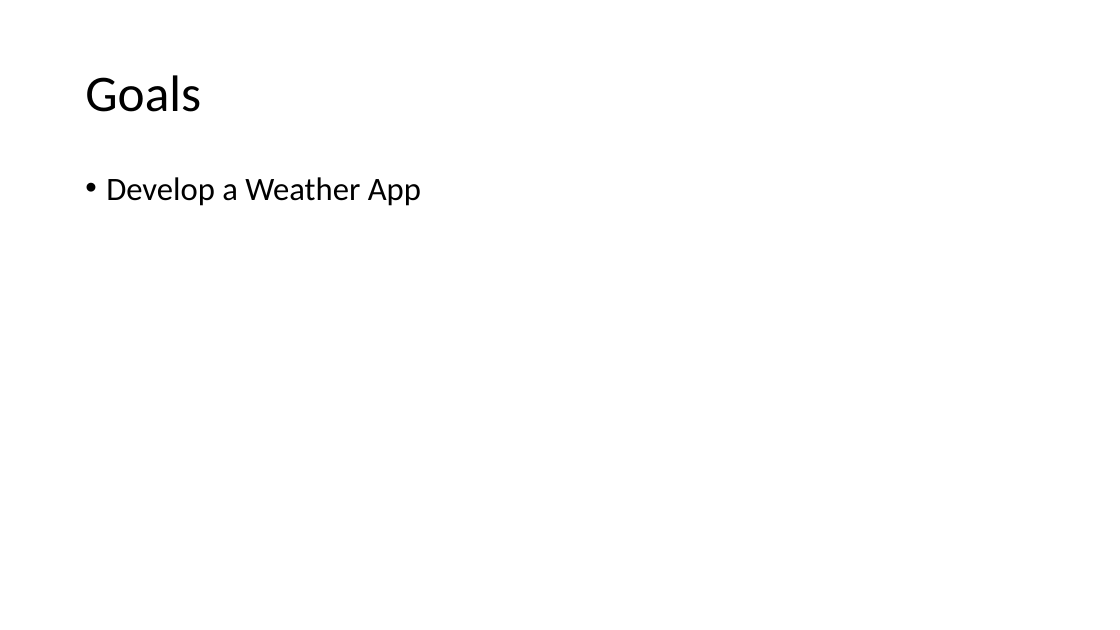
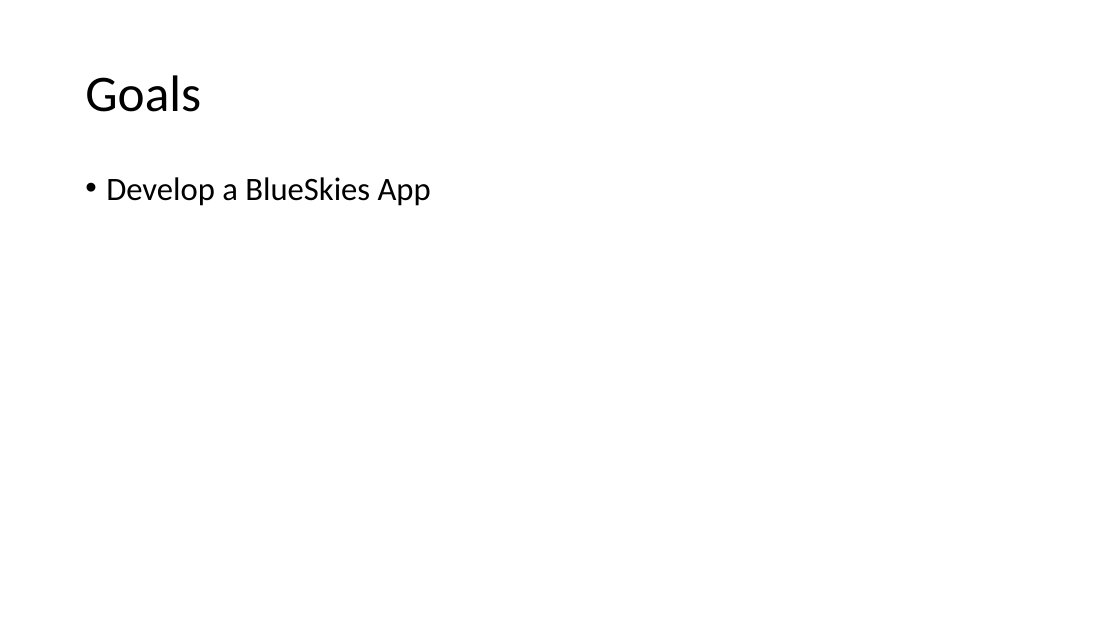
Before and after one commit to Batch-xx/Android-Lunch-Learn, a slide deck: slide 2 of slides/Android Studio_Activities_Fragments.pptx. Drawn at 1120x630 pixels with LibreOffice and Linux fonts; fonts in the diff are those of the drawing. Boxes give left, top, right and bottom in pixels: in the first picture for what was removed or moved away, otherwise in the second. Text is boxed around its words. In the diff, an @@ line names an element or a change of style, - is before the commit and + after.

```diff
--- a/slides/Android Studio_Activities_Fragments.pptx
+++ b/slides/Android Studio_Activities_Fragments.pptx
@@ text at box(106, 177, 431, 206): text changed @@
-• Develop a Weather App
+• Develop a BlueSkies App
```
Also in this commit, not shown: 2 other slides changed, 8 slides added, 2 slides removed, 5 other files.
